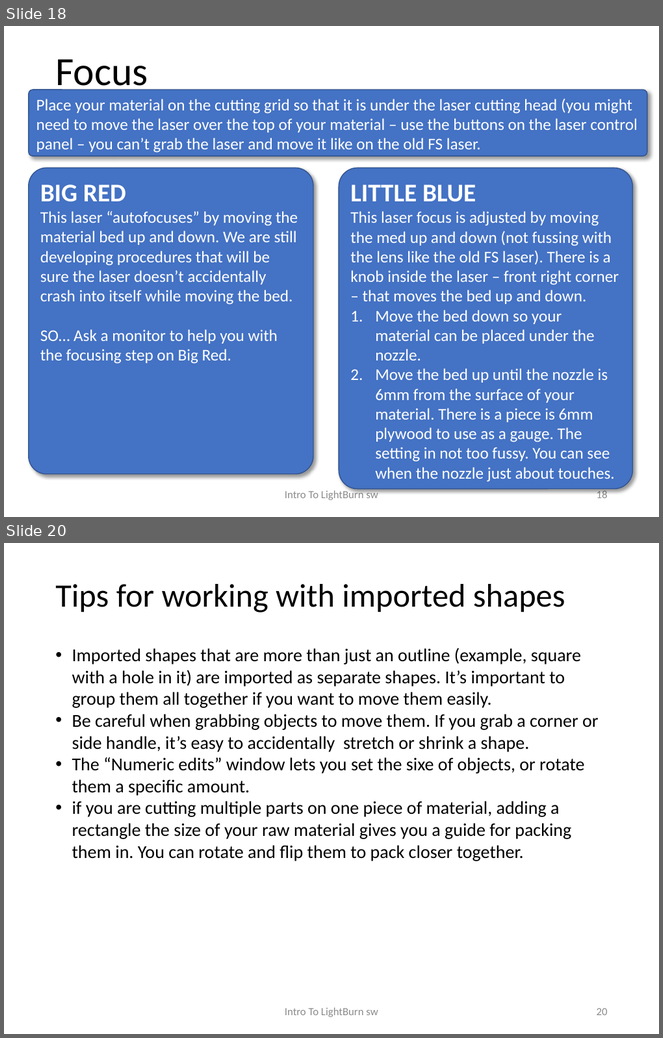
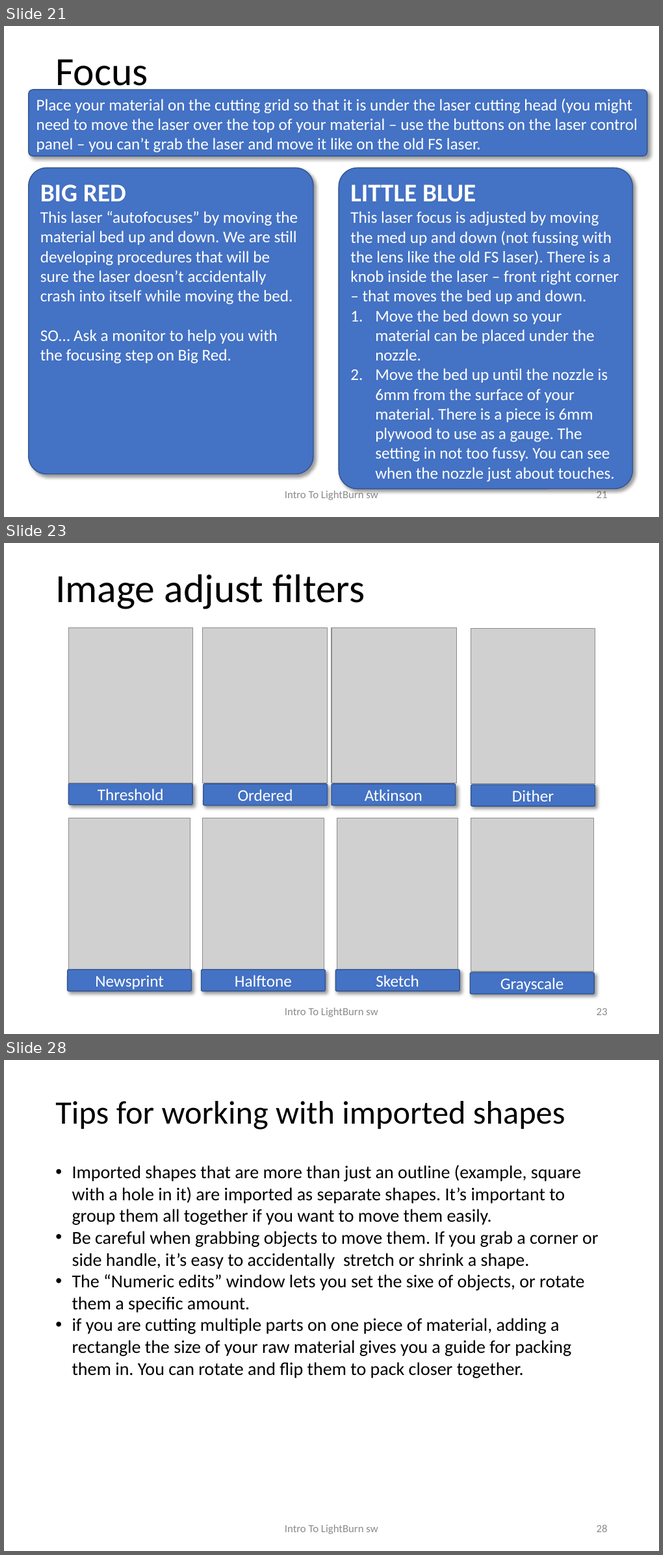
Before and after one commit to BainbridgeArtisanResourceNetwork/ETA-Documents, a slide deck: Intro to LightBurn.pptx. Shown one above the other, each under a label of ours: slides 18 and 20 before the commit, slides 21, 23 and 28 after it; the slides between them are not shown. The pictures are 663x1038 and 663x1555 pixels, drawn with LibreOffice and Linux fonts; fonts in the diff are those of the drawing; grey boxes stand for pictures; background and template pictures are left out. Boxes give left, top, right and bottom in pixels: in the first picture for what was removed or moved away, otherwise in the second. Text is boxed around its words. In the diff, an @@ line names an element or a change of style, - is before the commit and + after.

Commit message:
Add files via upload
Added sections on images, dithering, and tracing

```diff
--- a/Intro to LightBurn.pptx
+++ b/Intro to LightBurn.pptx
@@ slide 23 added at (x1=4, y1=543, x2=659, y2=1034), background #FFFFFF @@
@@ title added at (x1=55, y1=574, x2=365, y2=609), 44 pt, text #000000 @@
+Image adjust filters
@@ picture added at (x1=69, y1=627, x2=192, y2=783) @@
@@ picture added at (x1=202, y1=627, x2=327, y2=783) @@
@@ picture added at (x1=332, y1=627, x2=457, y2=783) @@
@@ picture added at (x1=471, y1=628, x2=596, y2=784) @@
@@ rounded rectangle added at (x1=69, y1=783, x2=192, y2=805), fill #4472C4, outline #325491 1 pt, 18 pt, text #FFFFFF @@
+Threshold
@@ rounded rectangle added at (x1=203, y1=784, x2=327, y2=806), fill #4472C4, outline #325491 1 pt, 18 pt, text #FFFFFF @@
+Ordered
@@ rounded rectangle added at (x1=332, y1=784, x2=456, y2=806), fill #4472C4, outline #325491 1 pt, 18 pt, text #FFFFFF @@
+Atkinson
@@ rounded rectangle added at (x1=471, y1=785, x2=595, y2=806), fill #4472C4, outline #325491 1 pt, 18 pt, text #FFFFFF @@
+Dither
@@ picture added at (x1=69, y1=818, x2=191, y2=970) @@
@@ picture added at (x1=202, y1=818, x2=324, y2=970) @@
@@ picture added at (x1=337, y1=818, x2=459, y2=970) @@
@@ picture added at (x1=471, y1=818, x2=594, y2=971) @@
@@ rounded rectangle added at (x1=68, y1=970, x2=191, y2=991), fill #4472C4, outline #325491 1 pt, 18 pt, text #FFFFFF @@
+Newsprint
@@ rounded rectangle added at (x1=201, y1=970, x2=325, y2=991), fill #4472C4, outline #325491 1 pt, 18 pt, text #FFFFFF @@
+Halftone
@@ rounded rectangle added at (x1=336, y1=970, x2=460, y2=991), fill #4472C4, outline #325491 1 pt, 18 pt, text #FFFFFF @@
+Sketch
@@ rounded rectangle added at (x1=471, y1=973, x2=594, y2=995), fill #4472C4, outline #325491 1 pt, 18 pt, text #FFFFFF @@
+Grayscale
@@ text added at (x1=285, y1=1008, x2=378, y2=1017), 12 pt, text #8C8C8C @@
+Intro To LightBurn sw
@@ page number added at (x1=597, y1=1008, x2=608, y2=1016), 12 pt, text #8C8C8C @@
+23
@@ what was slide 18 is now slide 21 @@
@@ page number at (x1=597, y1=490, x2=608, y2=499): text changed @@
-18
+21
@@ what was slide 20 is now slide 28 @@
@@ page number at (x1=597, y1=1525, x2=608, y2=1533): text changed @@
-20
+28
```
Also in this commit, not shown: 1 slide changed, 8 other slides added, 2 slides removed, 1 other file.
